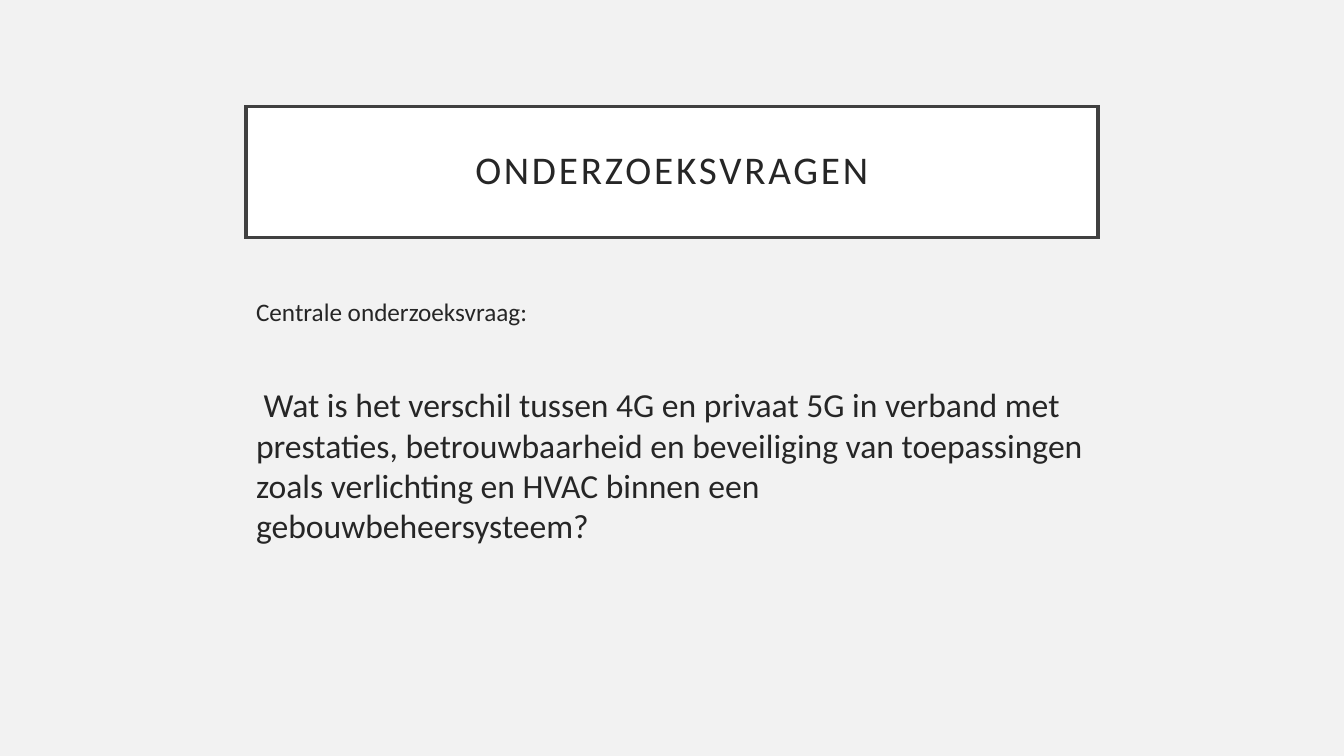
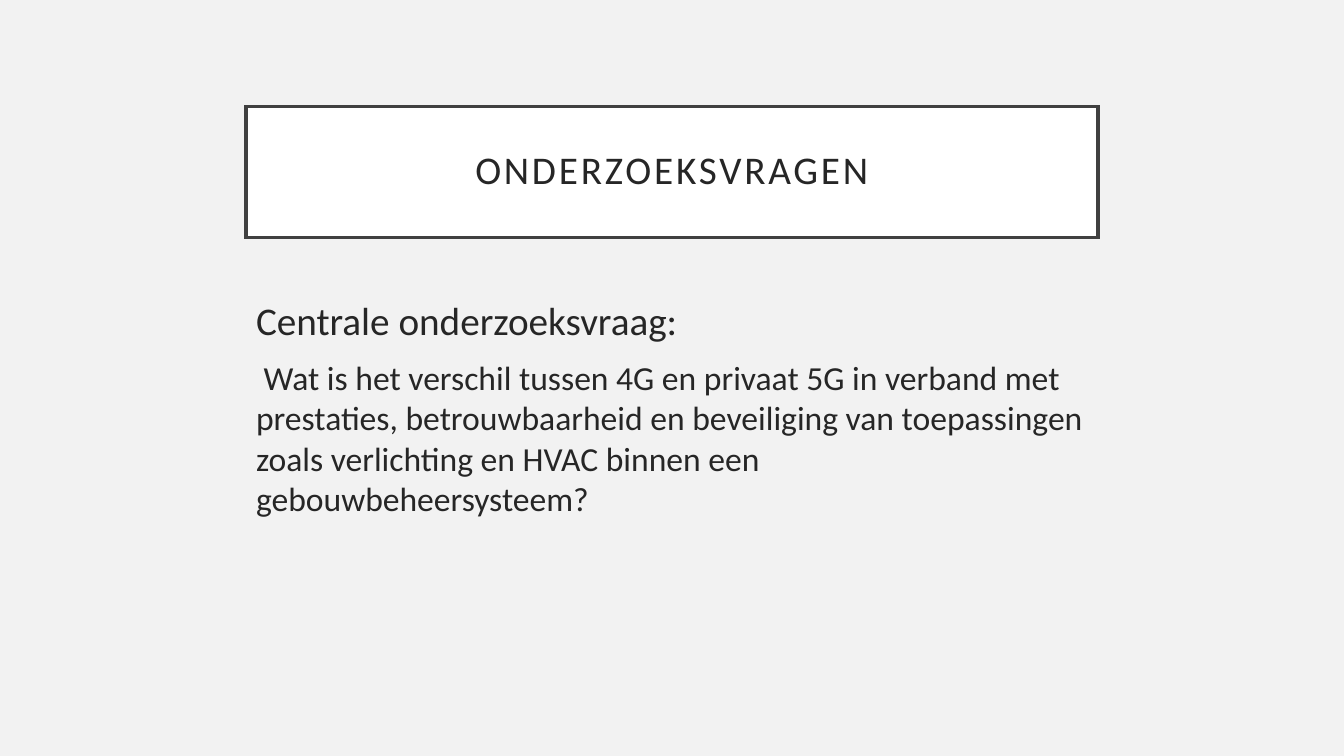
Before and after one commit to JanDeSomviele/Bachelorproef2025, a slide deck: slide 4 of Bachelorproef2025JanDeSomviele.odp. Drawn at 1344x756 pixels with LibreOffice and Linux fonts; fonts in the diff are those of the drawing. Boxes give left, top, right and bottom in pixels: in the first picture for what was removed or moved away, otherwise in the second. Text is boxed around its words. In the diff, an @@ line names an element or a change of style, - is before the commit and + after.

```diff
--- a/Bachelorproef2025JanDeSomviele.odp
+++ b/Bachelorproef2025JanDeSomviele.odp
@@ text at bbox=[256, 307, 678, 342]: size 18 to 28 pt in "Centrale onderzoeksvraag:" @@
```
Also in this commit, not shown: 7 other slides changed, 2 slides added, 2 other files.
